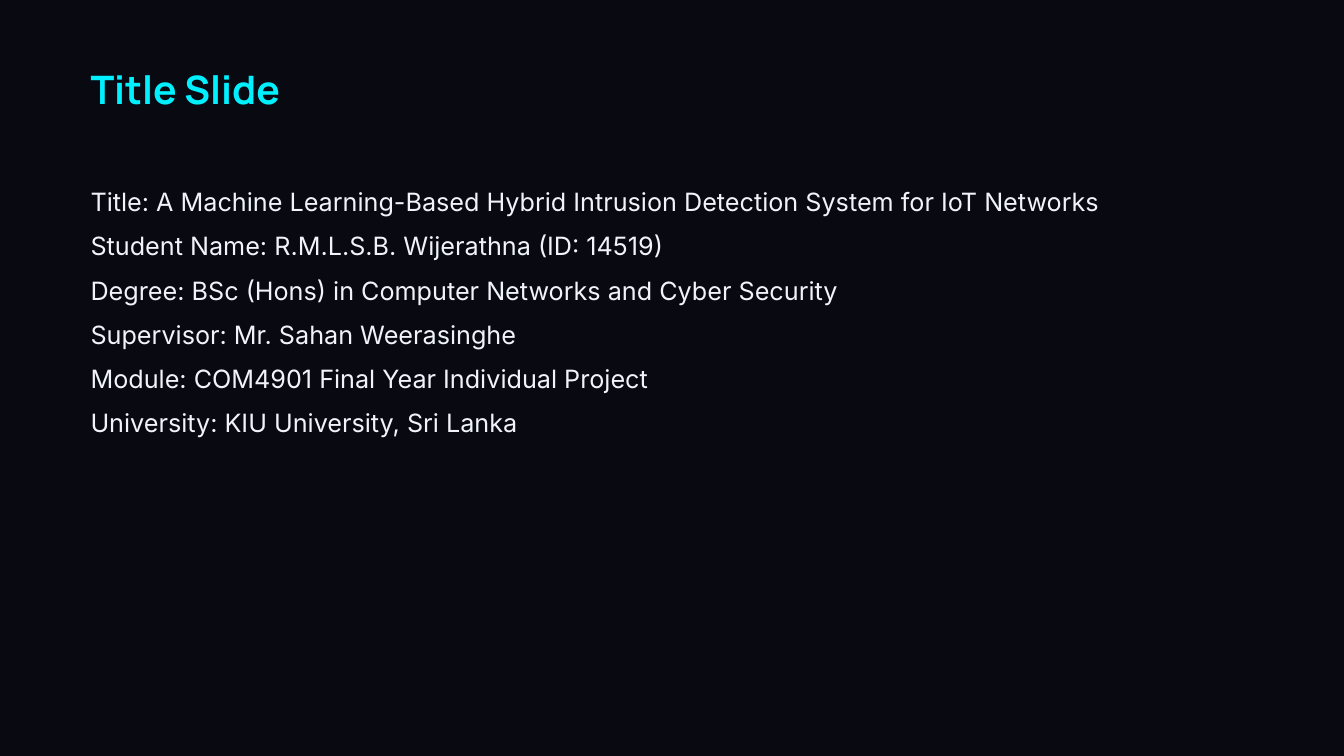
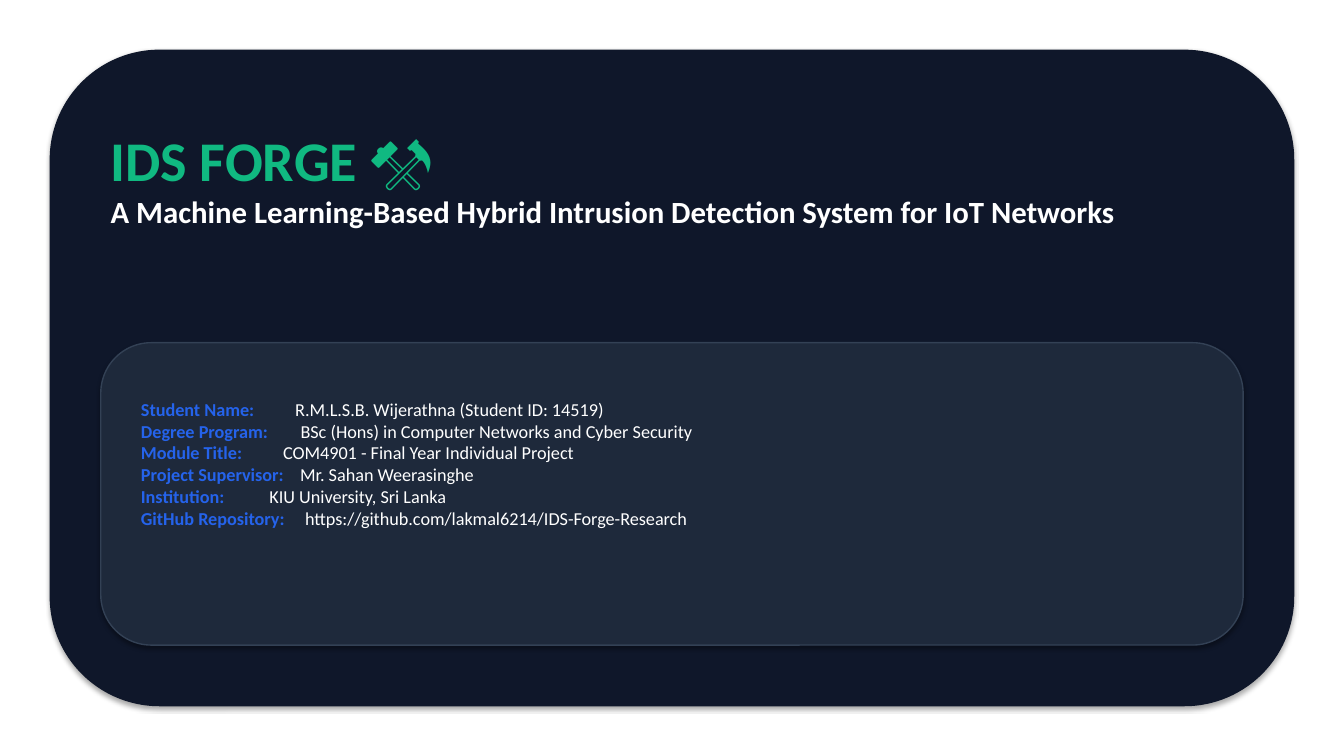
Before and after one commit to lakmal6214/IDS-Forge-Research, a slide deck: slide 1 of docs/Viva_Presentation_IDS_Forge_14519.pptx. Drawn at 1344x756 pixels with LibreOffice and Linux fonts; fonts in the diff are those of the drawing. Boxes give left, top, right and bottom in pixels: in the first picture for what was removed or moved away, otherwise in the second. Text is boxed around its words. In the diff, an @@ line names an element or a change of style, - is before the commit and + after.

```diff
--- a/docs/Viva_Presentation_IDS_Forge_14519.pptx
+++ b/docs/Viva_Presentation_IDS_Forge_14519.pptx
@@ background #080911 to #FFFFFF @@
@@ rounded rectangle added at bbox=[50, 50, 1294, 706], fill #0F172A, outline #0F172A 1 pt @@
@@ text removed at bbox=[91, 75, 279, 105] @@
-Title Slide
@@ text at bbox=[111, 144, 1114, 229]: text changed; size 18 to 22 pt; font Inter to Calibri; text colour #F0F4F8 to #FFFFFF; bold on @@
-Title: A Machine Learning-Based Hybrid Intrusion Detection System for IoT Networks
-Student Name: R.M.L.S.B. Wijerathna (ID: 14519)
-Degree: BSc (Hons) in Computer Networks and Cyber Security
-Supervisor: Mr. Sahan Weerasinghe
-Module: COM4901 Final Year Individual Project
-University: KIU University, Sri Lanka
+IDS FORGE ⚒️
+A Machine Learning-Based Hybrid Intrusion Detection System for IoT Networks
@@ rounded rectangle added at bbox=[101, 343, 1243, 645], fill #1E293B, outline #334155 1 pt @@
@@ text added at bbox=[141, 403, 692, 528], 13 pt, text #FFFFFF @@
+Student Name: R.M.L.S.B. Wijerathna (Student ID: 14519)
+Degree Program: BSc (Hons) in Computer Networks and Cyber Security
+Module Title: COM4901 - Final Year Individual Project
+Project Supervisor: Mr. Sahan Weerasinghe
+Institution: KIU University, Sri Lanka
+GitHub Repository: https://github.com/lakmal6214/IDS-Forge-Research
```
Also in this commit, not shown: 2 other slides changed, 13 slides added, 32 slides removed, 1 other file.
